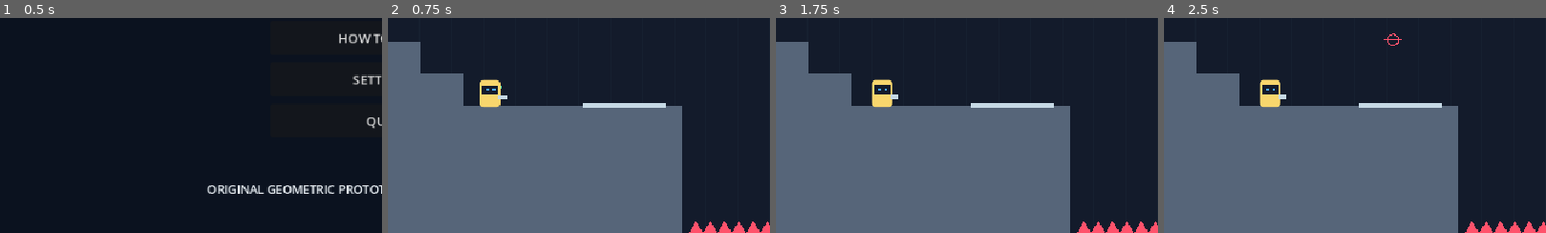
Above: before the commit, frames 1-4 (left to right).
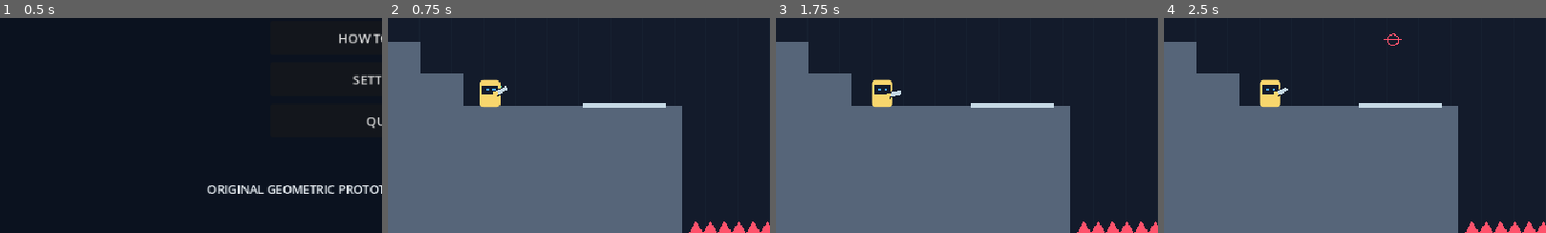
Above: after the commit, the same moments.

Repository: ackinick3/portal-hop
Game: Godot game, scene res://scenes/main.tscn
Same seed, same stepped clock (60 frames per second), same inputs: the game is played once before the commit and once after it.
Inputs (mouse positions are % of the whole screen's width and height, from its top left):
- Up to frame 1 (0.5 s): no input
- Up to frame 2 (0.75 s): click "START GAME" at 0.5 s
- Up to frame 3 (1.75 s): tap Enter at 1.25 s; move the mouse to (72, 45) at 1.27 s; hold D (move_right) from 1.28 s (still down); tap R at 1.35 s; click (72, 45) at 1.42 s; tap Space (jump) at 1.52 s
- Up to frame 4 (2.5 s): keep holding D (move_right); move the mouse to (30, 55) at 2.02 s; tap R at 2.1 s; click (30, 55) at 2.17 s; tap Space (jump) at 2.27 s
The pictures show only the part of the screen within x 0-50%, y 50-100%; the shares and areas given below are measured in that part.

Frame 1 is identical in both runs. In frame 2, 0.1% of the frame differs, in the area x 27-32%, y 31-38%; in frame 3, less than 0.1%; in frame 4, 0.1%.

Commit message:
feat: add mouse aim and portal shot trails with shorter ground slide

Diff:
--- a/actors/player.gd
+++ b/actors/player.gd
@@ -12,6 +12,7 @@
 var dead_time := 0.0
 var facing := 1.0
 var cut_jump := false
+var aim_direction := Vector2.RIGHT
 
 func _ready() -> void:
 	for pair in [["move_left", KEY_A], ["move_right", KEY_D], ["jump", KEY_SPACE]]:
@@ -43,7 +44,8 @@
 	if axis != 0:
 		facing = axis
 	if grounded:
-		velocity.x = move_toward(velocity.x, axis * 210, 1400 * delta)
+		var acceleration := 2600.0 if axis == 0 else 1400.0
+		velocity.x = move_toward(velocity.x, axis * 210, acceleration * delta)
 	else:
 		# Preserve launch momentum; inputs change it gradually rather than clamping.
 		if axis != 0 and (absf(velocity.x) < 210 or signf(velocity.x) != axis):
@@ -71,6 +73,19 @@
 		die()
 	queue_redraw()
 
+func gun_origin() -> Vector2:
+	# Aim from the hand inside the collider so an extended barrel cannot shoot through walls.
+	return global_position + Vector2(0, 4)
+
+func aim_at(target: Vector2) -> void:
+	var direction := target - gun_origin()
+	if direction.length_squared() > 0.001:
+		aim_direction = direction.normalized()
+	queue_redraw()
+
+func _process(_delta: float) -> void:
+	aim_at(get_global_mouse_position())
+
 func die() -> void:
 	if dead_time > 0:
 		return
@@ -91,7 +106,10 @@
 	draw_rect(Rect2(-10, -10, 20, 11), Color("131b2b"))
 	draw_circle(Vector2(-4 + facing, -5), 2, Color("4ba9ff"))
 	draw_circle(Vector2(4 + facing, -5), 2, Color("4ba9ff"))
-	draw_line(Vector2(facing * 10, 4), Vector2(facing * 21, 4), Color("c6d9e5"), 5)
+	var hand := Vector2(0, 4)
+	draw_line(hand + aim_direction * 8, hand + aim_direction * 24, Color("131b2b"), 8)
+	draw_line(hand + aim_direction * 8, hand + aim_direction * 24, Color("c6d9e5"), 5)
+	draw_circle(hand + aim_direction * 8, 3, Color("f8d66d"))
 
 func _body_style() -> StyleBoxFlat:
 	var style := StyleBoxFlat.new()
--- a/portals/system.gd
+++ b/portals/system.gd
@@ -10,6 +10,7 @@
 var pulse := 0.0
 var hint := ""
 var hint_time := 0.0
+var shot_traces: Array[Dictionary] = []
 
 static func tangent(n: Vector2) -> Vector2:
 	return Vector2(-n.y, n.x)
@@ -48,6 +49,7 @@
 
 func clear() -> void:
 	doors = [{}, {}]
+	shot_traces.clear()
 	exit_lock = -1
 	rebuild()
 
@@ -157,6 +159,19 @@
 
 func shoot(origin: Vector2, target: Vector2, color: int) -> bool:
 	var hit := candidate(origin, target, color)
+	var impact := ray_hit(origin, target)
+	var direction := (target - origin).normalized()
+	var distance := 2000.0
+	for axis in 2:
+		if direction[axis] > 0:
+			distance = minf(distance, (Vector2(960, 540)[axis] - origin[axis]) / direction[axis])
+		elif direction[axis] < 0:
+			distance = minf(distance, -origin[axis] / direction[axis])
+	if not impact.is_empty():
+		distance = minf(distance, origin.distance_to(impact.p))
+	distance = maxf(0, distance)
+	shot_traces.append({"start":origin + direction * minf(24, distance), "end":origin + direction * distance, "color":color, "valid":not hit.is_empty(), "time":0.18})
+	queue_redraw()
 	if hit.is_empty():
 		hint = "INVALID SURFACE / OBSTRUCTED / NOT ENOUGH ROOM"
 		hint_time = 1.0
@@ -207,6 +222,10 @@
 func _process(delta: float) -> void:
 	pulse = maxf(0, pulse - delta)
 	hint_time = maxf(0, hint_time - delta)
+	for i in range(shot_traces.size() - 1, -1, -1):
+		shot_traces[i].time -= delta
+		if shot_traces[i].time <= 0:
+			shot_traces.remove_at(i)
 	queue_redraw()
 
 func _draw() -> void:
@@ -225,3 +244,12 @@
 		draw_line(door.p - t * 34, door.p + t * 34, color, 5 + pulse * 25)
 		draw_circle(door.p - t * 34, 5, color)
 		draw_circle(door.p + t * 34, 5, color)
+	for trace in shot_traces:
+		var strength: float = trace.time / 0.18
+		var color := Color("ff685e") if trace.color == 0 else Color("4ba9ff")
+		color.a = strength * 0.2
+		draw_line(trace.start, trace.end, color, 8)
+		color.a = strength
+		draw_line(trace.start, trace.end, color, 2)
+		var impact_color := color if trace.valid else Color(0.93, 0.95, 0.97, strength)
+		draw_arc(trace.end, 3 + 6 * (1 - strength), 0, TAU, 20, impact_color, 2)
--- a/scenes/main.gd
+++ b/scenes/main.gd
@@ -215,8 +215,7 @@
 			portals.shoot(gun_origin(),get_global_mouse_position(),0 if event.button_index == MOUSE_BUTTON_LEFT else 1)
 
 func gun_origin() -> Vector2:
-	# Center-height muzzle stays inside the player's collision footprint, preventing shots through walls.
-	return player.position + Vector2(player.facing * 8,0)
+	return player.gun_origin()
 
 func _process(delta: float) -> void:
 	if state == "playing":
--- /dev/null
+++ b/tests/feedback.gd
@@ -0,0 +1,87 @@
+extends SceneTree
+
+var failures := 0
+
+func check(ok: bool, description: String) -> void:
+	print("PASS: " if ok else "FAIL: ", description)
+	if not ok: failures += 1
+
+func _initialize() -> void:
+	call_deferred("run")
+
+func frames(count: int) -> void:
+	for i in count: await physics_frame
+
+func run() -> void:
+	var room := Node2D.new()
+	root.add_child(room)
+	var floor_body := StaticBody2D.new()
+	var collider := CollisionShape2D.new()
+	var rectangle := RectangleShape2D.new()
+	rectangle.size = Vector2(960, 40)
+	collider.shape = rectangle
+	floor_body.add_child(collider)
+	floor_body.position = Vector2(480, 450)
+	room.add_child(floor_body)
+	var player = load("res://actors/player.gd").new()
+	player.position = Vector2(120, 350)
+	room.add_child(player)
+	await frames(80)
+	Input.action_press("move_right")
+	await frames(40)
+	Input.action_release("move_right")
+	var stop_start: float = player.position.x
+	await frames(20)
+	check(player.position.x - stop_start < 11, "Ground release stops within 11px at full run speed")
+	player.position = Vector2(200, 150)
+	player.velocity = Vector2.ZERO
+	await frames(2)
+	player.velocity = Vector2(210, 0)
+	await frames(20)
+	check(absf(player.velocity.x - 210) < 0.01, "Ground braking adjustment leaves airborne drift unchanged")
+	player.position = Vector2(200, 150)
+	player.velocity = Vector2(210, 0)
+	Input.action_press("move_left")
+	await frames(15)
+	Input.action_release("move_left")
+	check(player.velocity.x > 155 and player.velocity.x < 175, "Ground braking adjustment leaves airborne reverse control unchanged")
+	player.position = Vector2(200, 150)
+	player.velocity = Vector2(800, 0)
+	await frames(20)
+	check(absf(player.velocity.x - 800) < 0.01, "No-input launch above run speed retains momentum")
+	player.set_process(false)
+	check(player.has_method("aim_at"), "Gun supports mouse-target aiming")
+	if player.has_method("aim_at"):
+		var pivot: Vector2 = player.gun_origin()
+		for direction in [Vector2.RIGHT, Vector2.UP, Vector2.LEFT, Vector2.DOWN, Vector2(1, -1).normalized()]:
+			player.aim_at(pivot + direction * 100)
+			check(player.aim_direction.is_equal_approx(direction), "Gun aims toward " + str(direction))
+		player.aim_at(pivot)
+		check(player.aim_direction.is_finite(), "Cursor on hand keeps a finite aim direction")
+	room.queue_free()
+	await process_frame
+	var portals = load("res://portals/system.gd").new()
+	root.add_child(portals)
+	var blocks: Array[Rect2] = [Rect2(300, 100, 20, 300), Rect2(600, 100, 20, 300)]
+	var faces: Array[Dictionary] = [{"a":Vector2(300, 100), "b":Vector2(300, 400), "n":Vector2.LEFT}]
+	portals.configure(blocks, faces)
+	check(portals.shoot(Vector2(100, 200), Vector2(700, 200), 0), "Shot opens portal on first valid wall")
+	check(portals.get("shot_traces") != null, "Shot creates visible trajectory data")
+	if portals.get("shot_traces") != null:
+		check(portals.shot_traces.size() == 1, "One shot creates one trace")
+		var trace: Dictionary = portals.shot_traces[0]
+		check(trace.end.is_equal_approx(Vector2(300, 200)), "Trace stops at nearest wall, not a wall behind it")
+		check(trace.start.is_equal_approx(Vector2(124, 200)), "Trace begins at visible muzzle")
+		check(trace.color == 0 and trace.valid, "Successful red shot keeps its color and impact state")
+		portals._process(0.2)
+		check(portals.shot_traces.is_empty(), "Shot trace fades out after 0.18 seconds")
+		faces.clear()
+		portals.configure(blocks, faces)
+		check(not portals.shoot(Vector2(100, 200), Vector2(700, 200), 1), "Invalid material rejects portal")
+		check(portals.shot_traces[0].end.is_equal_approx(Vector2(300, 200)) and not portals.shot_traces[0].valid, "Invalid shot still stops at the obstruction")
+		portals.clear()
+		check(portals.shot_traces.is_empty(), "Death/reset clears shot feedback")
+	portals.queue_free()
+	await process_frame
+	print("FEEDBACK_TEST_FAILURES=", failures)
+	quit(0 if failures == 0 else 1)
--- /dev/null
+++ b/tests/feedback_preview.gd
@@ -0,0 +1,23 @@
+extends SceneTree
+
+func _initialize() -> void:
+	call_deferred("run")
+
+func run() -> void:
+	var game = load("res://scenes/main.tscn").instantiate()
+	game.persistence_enabled = false
+	root.add_child(game)
+	game.start_level(2)
+	await process_frame
+	game.set_process(false)
+	game.set_physics_process(false)
+	game.player.set_process(false)
+	game.player.set_physics_process(false)
+	game.player.aim_at(Vector2(510, 197))
+	game.portals.shoot(game.gun_origin(), Vector2(510, 197), 1)
+	game.portals.set_process(false)
+	await RenderingServer.frame_post_draw
+	root.get_texture().get_image().save_png("res://docs/feedback-preview.png")
+	game.queue_free()
+	await process_frame
+	quit()
Not shown, changed: docs/build-manifest.txt
Binary file added: docs/feedback-preview.png
Not shown, added: docs/feedback-preview.png.import
Not shown, added: tests/feedback.gd.uid
Not shown, added: tests/feedback_preview.gd.uid
Not shown, changed: README.md
Not shown, added: docs/feedback-before.log
Not shown, added: docs/feedback-export.log
Not shown, added: docs/feedback-plan.md
Not shown, added: docs/feedback-preview.log
Not shown, changed: docs/final-ceiling_route.log
Not shown, added: docs/final-feedback.log
(and 3 more such lines)
